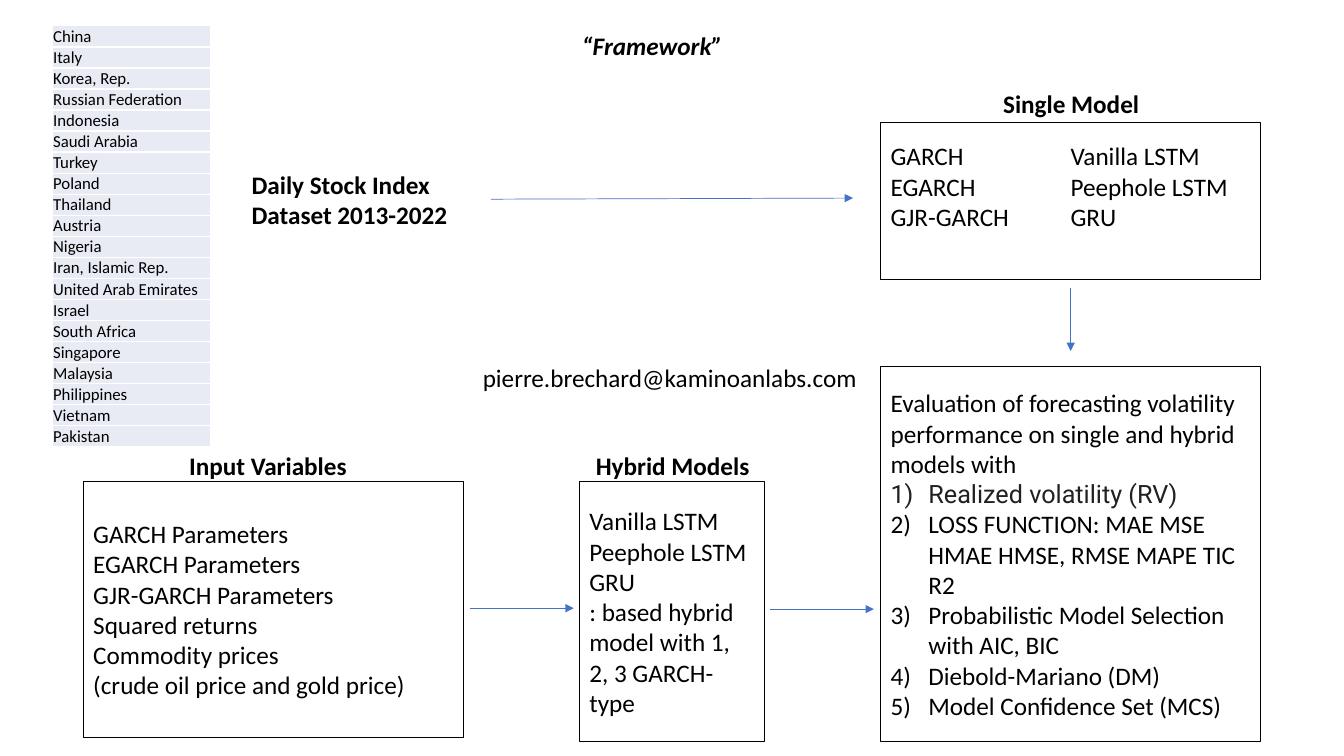
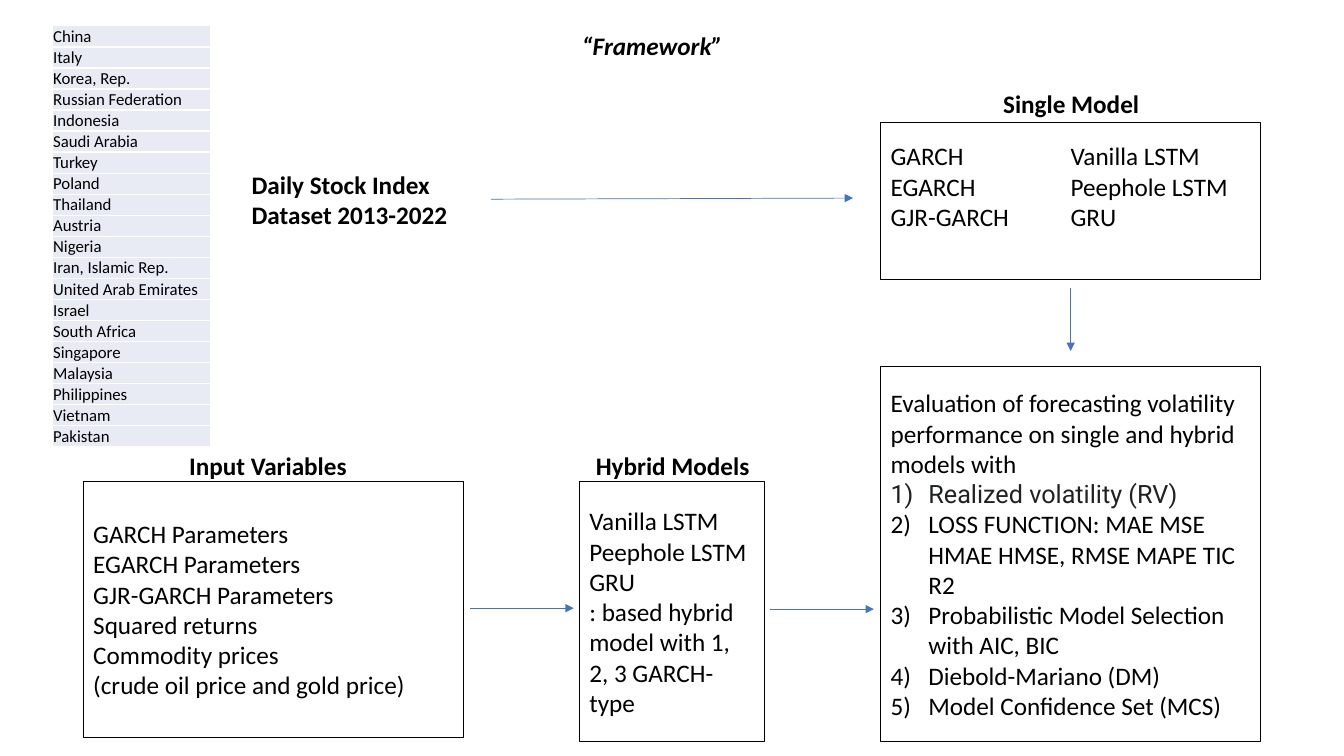
Before and after one commit to nagaraju-oruganti/Volatility-Predictor, a slide deck: slide 1 of docs/flowchart.pptx. Drawn at 1344x756 pixels with LibreOffice and Linux fonts; fonts in the diff are those of the drawing. Boxes give left, top, right and bottom in pixels: in the first picture for what was removed or moved away, otherwise in the second. Text is boxed around its words. In the diff, an @@ line names an element or a change of style, - is before the commit and + after.

```diff
--- a/docs/flowchart.pptx
+++ b/docs/flowchart.pptx
@@ text removed at [483,369,857,391] @@
-pierre.brechard@kaminoanlabs.com
```
Also in this commit, not shown: 6 other files.
